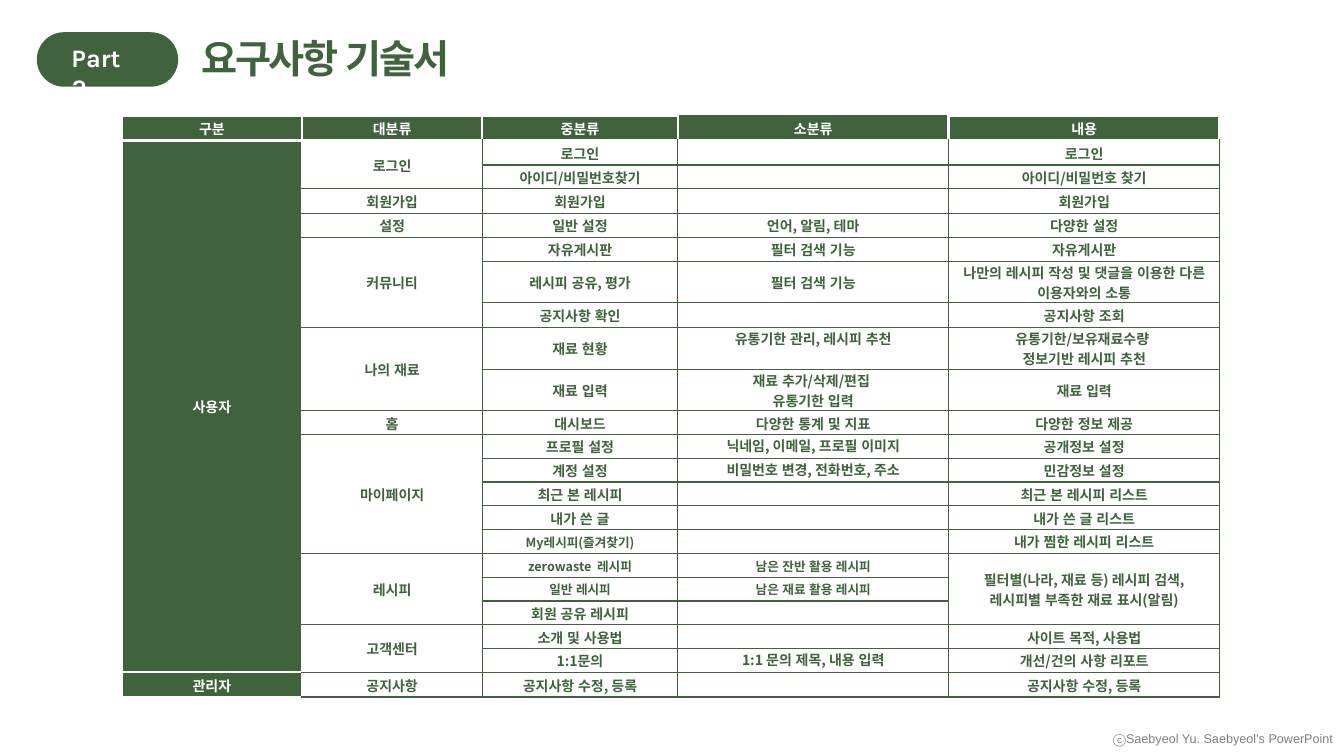
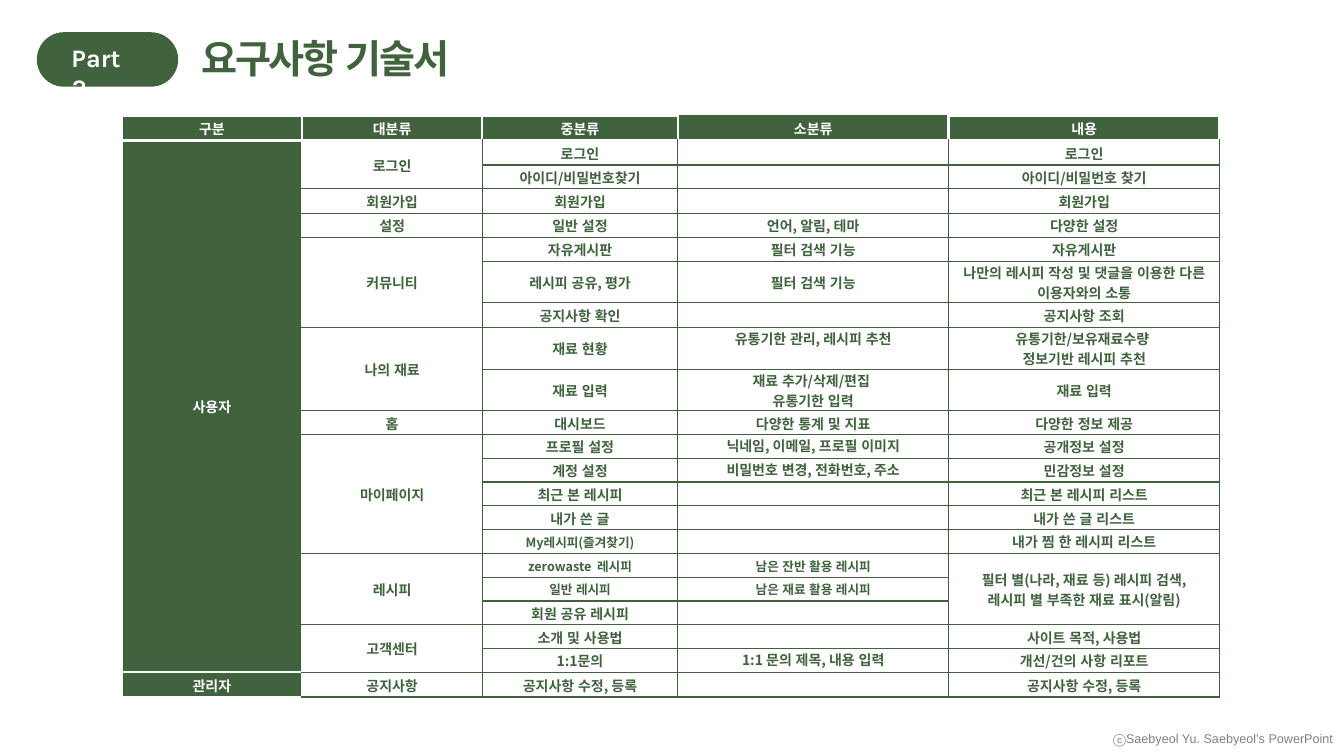
Before and after one commit to Yoon-jae-min/UsecaseDiagram, a slide deck: slide 7 of 수정/2조 요구사항 확인, 유스케이스(발표).pptx (slide 6 before the commit). Drawn at 1344x756 pixels with LibreOffice and Linux fonts; fonts in the diff are those of the drawing. Boxes give left, top, right and bottom in pixels: in the first picture for what was removed or moved away, otherwise in the second. Text is boxed around its words. In the diff, an @@ line names an element or a change of style, - is before the commit and + after.

```diff
--- a/수정/2조 요구사항 확인, 유스케이스(발표).pptx
+++ b/수정/2조 요구사항 확인, 유스케이스(발표).pptx
@@ table at (x1=122, y1=116, x2=1221, y2=698) @@
-row 16, column 5: 내가 찜한 레시피 리스트
+row 16, column 5: 내가 찜 한 레시피 리스트
-row 17, column 5: 필터별(나라, 재료 등) 레시피 검색, 레시피별 부족한 재료 표시(알림)
+row 17, column 5: 필터 별(나라, 재료 등) 레시피 검색, 레시피 별 부족한 재료 표시(알림)
```
Also in this commit, not shown: 2 other slides changed, 1 slide added, 1 other file.
